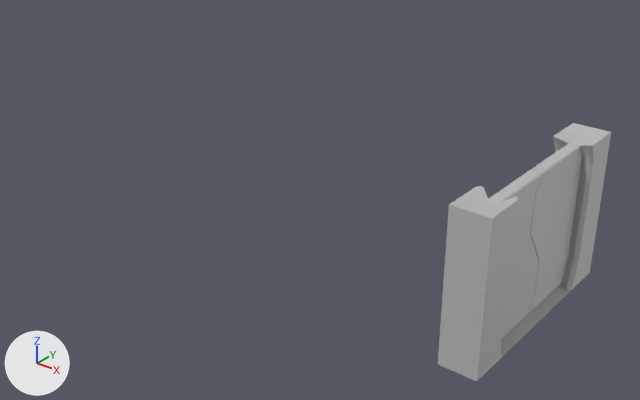
What one commit did to the FBX model SpacePiratesProject/Assets/Art/Jordan/ModularAssets/SM_DoorFrame1x6.fbx.
Both versions are drawn from a 50 mm camera at (14.58, -13.61, 7.7) aimed at (5.36, -2.08, 0.55). Arrows for +X, +Y and +Z are at lower left; the lights stay in place. Where no turn or scale is listed for an object, it has been applied to the vertices.

Objects in the first picture: 'SM_DoorFrame1x6', 'SM_Door_L', 'SM_Door_R'.
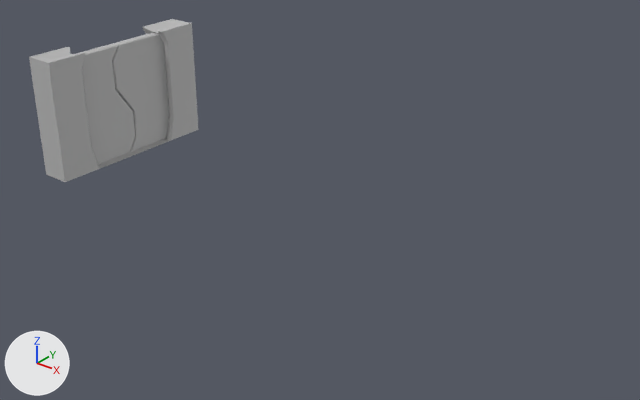
Pixel boxes (x1, y1, x2, y2) of what changed, in the pictures (640 x 400 px; the box of a moved part takes in the faces that stretch with it):
'SM_DoorFrame1x6', reshaped, moved (37% shorter): before (438, 123, 611, 381); after (29, 19, 199, 182)
'SM_Door_R', moved: before (527, 143, 582, 315); after (112, 32, 169, 151)
'SM_Door_L', moved: before (490, 169, 543, 339); after (76, 43, 135, 164)
part 3 of me_mesh, moved or reshaped: before (526, 123, 611, 322); after (130, 19, 199, 154)
part 4 of me_mesh, moved or reshaped: before (449, 186, 538, 381); after (31, 47, 136, 182)

Edits to the bpy script that builds the scene:
```text
Change me_mesh_001:
    where me_mesh_001.from_pydata(...)  # 86 vertices, 168 faces; spans x -0.42..-0.21, y -3.49..-1.52, z 0.0..2.48
    used by ob_sm_door_l; location = (10.0, -0.53, 0.0)
    me_mesh_001 part 2: the whole mesh is moved by (0.4, 1.92, -0.02)
Change me_mesh_002:
    where me_mesh_002.from_pydata(...)  # 86 vertices, 168 faces; spans x -0.42..-0.21, y -2.31..-0.35, z 0.0..2.48
    used by ob_sm_door_r; location = (10.0, -0.53, 0.0)
    me_mesh_002 part 1: the whole mesh is moved by (0.4, 1.92, -0.02)
Change me_mesh:
    where me_mesh.from_pydata(...)  # 112 vertices, 204 faces; spans x -0.64..0.0, y -3.84..0.0, z 0.0..2.56
    used by ob_sm_doorframe1x6; location = (10.0, -0.53, 0.0)
    me_mesh part 3: all 38 vertices in x -0.64..0.0, y -0.8..-0.29, z 0.0..2.56 are moved by (0.0, -0.16, 0.0)
    me_mesh part 4: all 38 vertices in x -0.64..0.0, y -3.55..-3.04, z 0.0..2.56 are moved by (0.0, 0.16, 0.0)
Change ob_sm_door_l:
    ob_sm_door_l.location: (10.0, -0.53, 0.0) -> (-0.4, -1.94, 0.0)
Change ob_sm_door_r:
    ob_sm_door_r.location: (10.0, -0.53, 0.0) -> (-0.4, -1.9, 0.0)
Change ob_sm_doorframe1x6:
    ob_sm_doorframe1x6.location: (10.0, -0.53, 0.0) -> (0.0, 0.0, 0.0)
```
